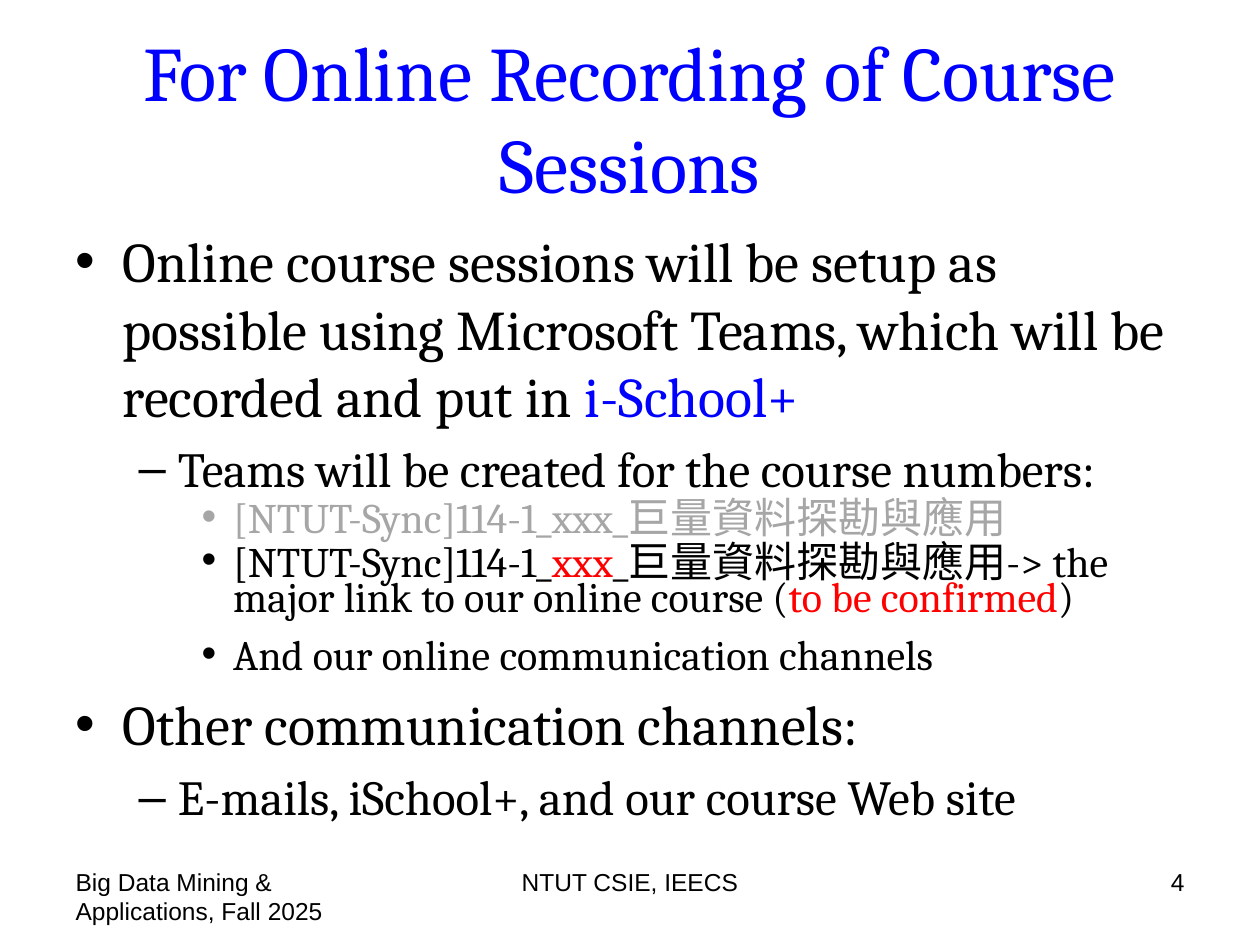
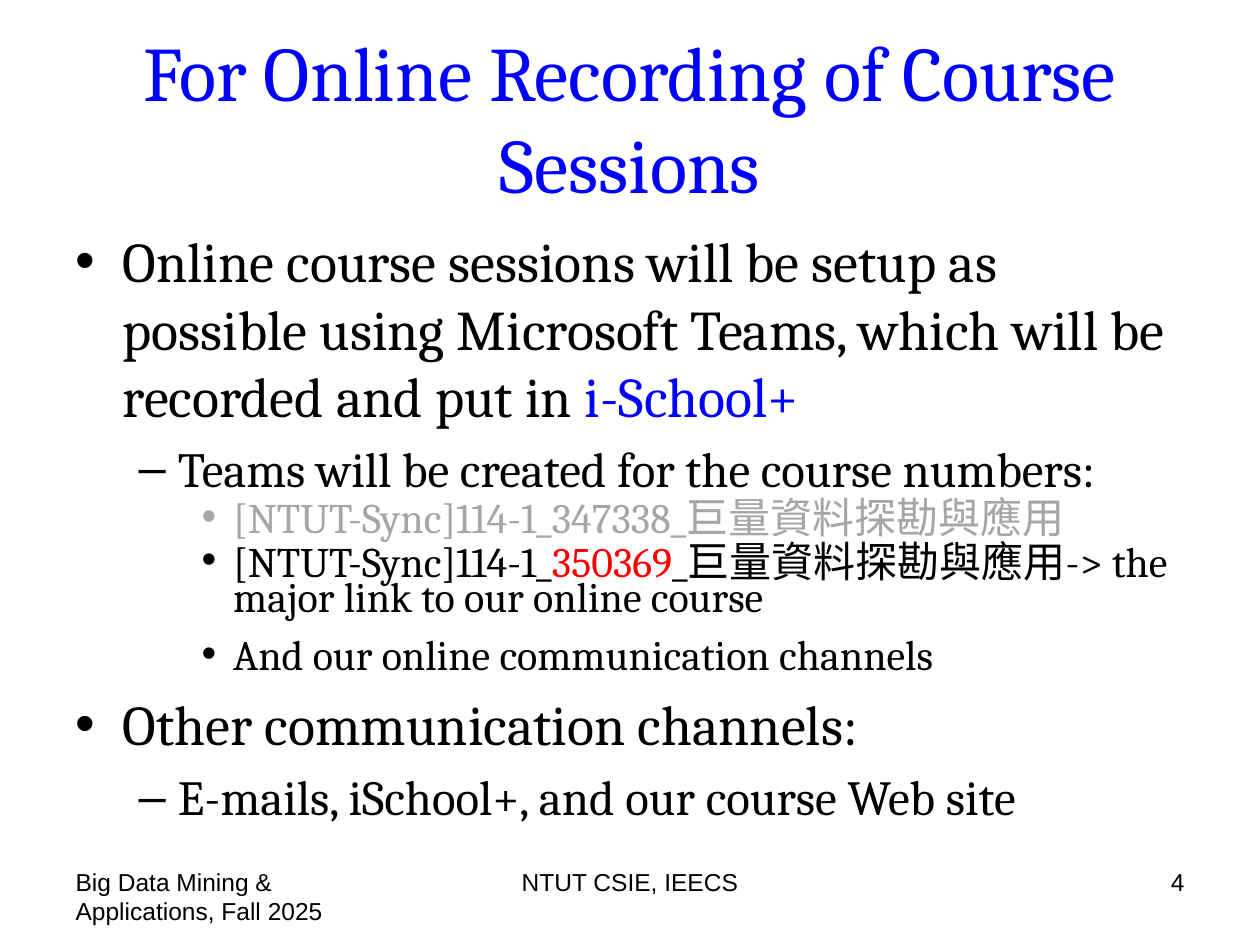
Before and after one commit to chriswjh/chriswjh.github.io, a slide deck: slide 4 of BDM/00-overview.pptx. Drawn at 1260x945 pixels with LibreOffice and Linux fonts; fonts in the diff are those of the drawing. Boxes give left, top, right and bottom in pixels: in the first picture for what was removed or moved away, otherwise in the second. Text is boxed around its words. In the diff, an @@ line names an element or a change of style, - is before the commit and + after.

```diff
--- a/BDM/00-overview.pptx
+++ b/BDM/00-overview.pptx
@@ text at box(233, 497, 1167, 621): text changed @@
-    • [NTUT-Sync]114-1_xxx_巨量資料探勘與應用
-    • [NTUT-Sync]114-1_xxx_巨量資料探勘與應用-> the major link to our online course (to be confirmed)
+    • [NTUT-Sync]114-1_347338_巨量資料探勘與應用
+    • [NTUT-Sync]114-1_350369_巨量資料探勘與應用-> the major link to our online course
```
Also in this commit, not shown: 4 other slides changed.
